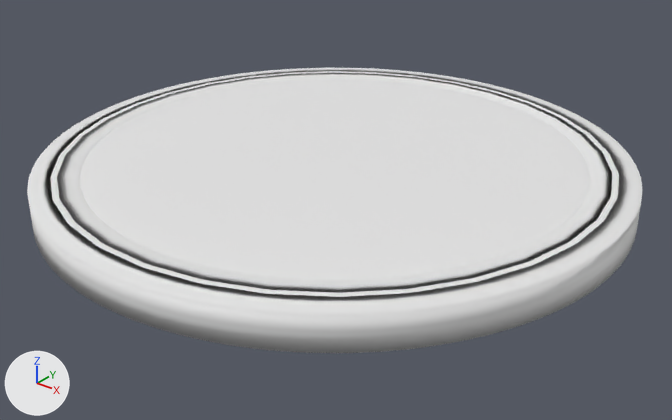
Renders of the FBX model Assets/Models/pedestal/source/Pedastal.fbx from each side of a commit.
Both versions are drawn from a camera (50 mm lens) standing at (19.6, -24.6, 13.7) and looking at (0.3, -0.5, -1.2). Arrows for +X, +Y and +Z are at lower left; the lights stay in place.
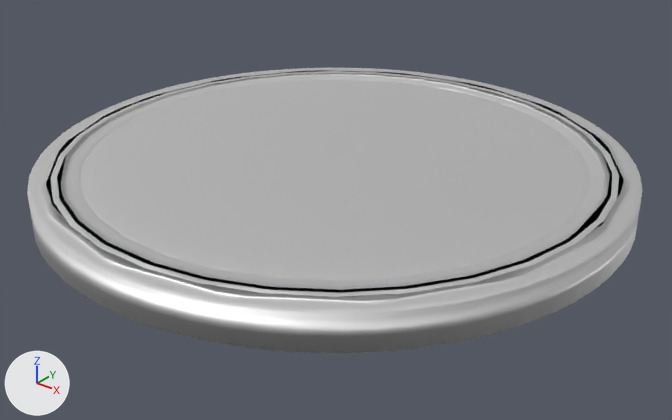
Scene script edits in JSON lines:
```json
{"op": "set", "path": "mat_material_001.metallic", "old": "0.0", "new": "1.0"}
{"block": "me_cylinder", "where": "# used by ob_cylinder; location = (-0.13, 0.0, 0.06); rotation_euler = (0.0, -3.142, 0.0), in degrees (0, -180, 0); scale = (-10.8, -10.8, -0.675)"}
{"op": "remove", "block": "me_cylinder", "code": "me_cylinder.from_pydata(...)  # 3776 vertices, 3716 faces; spans x -1.0..1.0, y -1.0..1.0, z -1.0..1.0"}
{"op": "add", "block": "me_cylinder", "code": "me_cylinder.from_pydata(...)  # 2342 vertices, 1176 faces; spans x -1.0..1.0, y -1.0..1.0, z -1.0..1.0"}
{"block": "me_cylinder", "change": "me_cylinder part 1: 1434 vertices removed from x -1.0..1.0, y -1.0..1.0, z -1.0..1.0"}
{"op": "set", "path": "ob_cylinder.rotation_euler", "old": "(0.0, -3.142, 0.0)", "new": "(0.0, 3.142, 0.0)", "note": "degrees (0, -180, 0) -> degrees (0, 180, 0)"}
```

Boxes [x1, y1, x2, y2] around the edits, measured in the pictures (672 x 420 px):
```json
{"object": "Cylinder", "change": "surface changed, reshaped, turned", "before": [27, 68, 643, 353], "after": [27, 68, 643, 353], "on screen": "white to grey"}
{"part": 1, "of": "me_cylinder", "change": "deleted", "before": [27, 68, 643, 353]}
```
